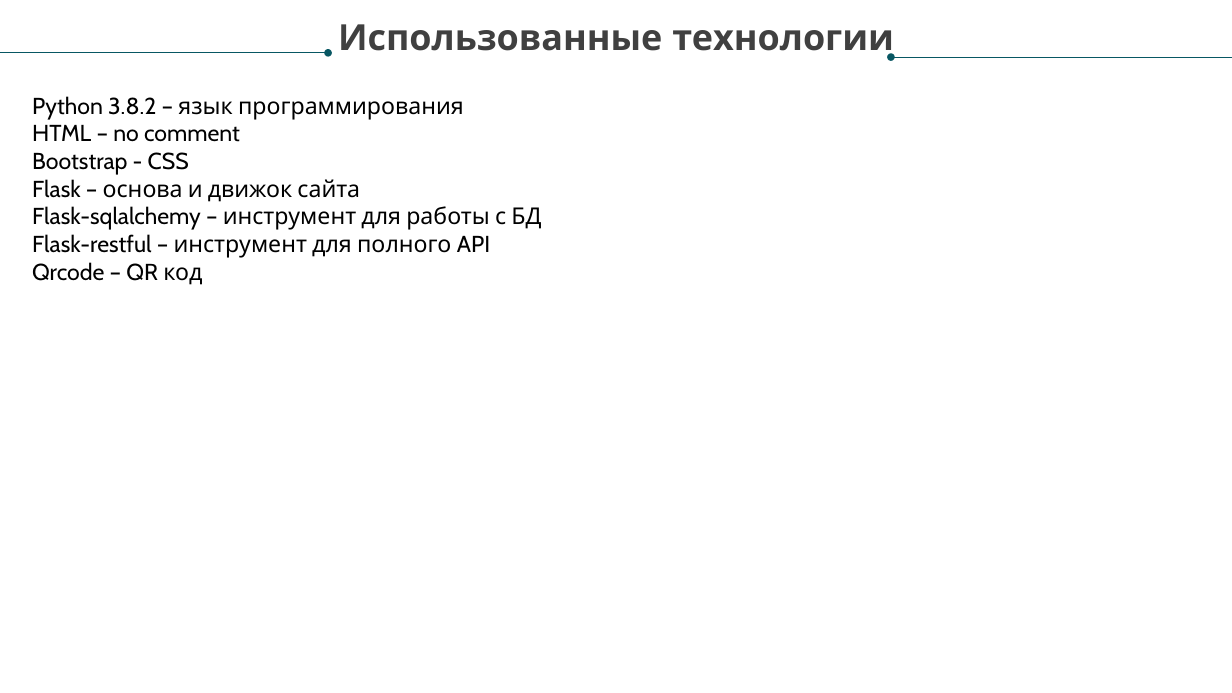
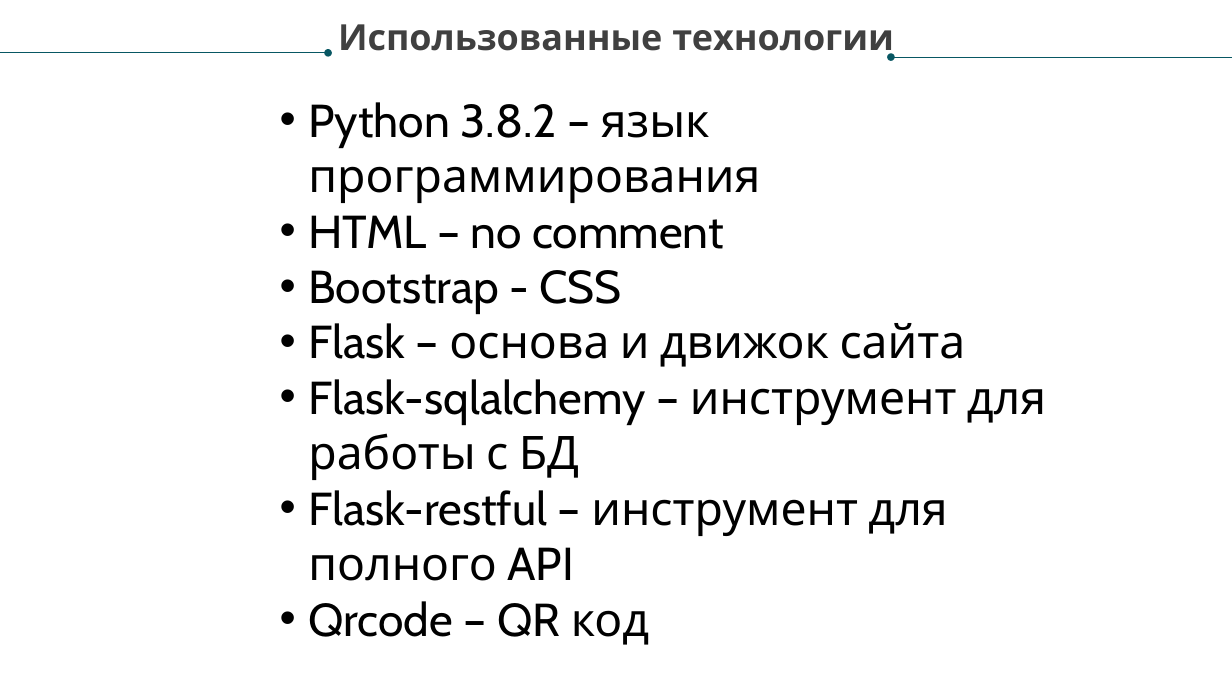
Before and after one commit to vega-d/CatClient, a slide deck: slide 5 of Presentation for CatClient on RU.pptx. Drawn at 1232x693 pixels with LibreOffice and Linux fonts; fonts in the diff are those of the drawing. Boxes give left, top, right and bottom in pixels: in the first picture for what was removed or moved away, otherwise in the second. Text is boxed around its words. In the diff, an @@ line names an element or a change of style, - is before the commit and + after.

```diff
--- a/Presentation for CatClient on RU.pptx
+++ b/Presentation for CatClient on RU.pptx
@@ text "Python 3.8.2 – язык программирования": place and size @@
-text "Python 3.8.2 – язык программирования" at (32, 96, 541, 285)
+text "Python 3.8.2 – язык программирования" at (308, 102, 1046, 645)
@@ text "Python 3.8.2 – язык программирования" at (308, 102, 1046, 645): size 18 to 36 pt; bullet none to • @@
```
Also in this commit, not shown: 5 other slides changed, 1 slide removed, 1 other file.
